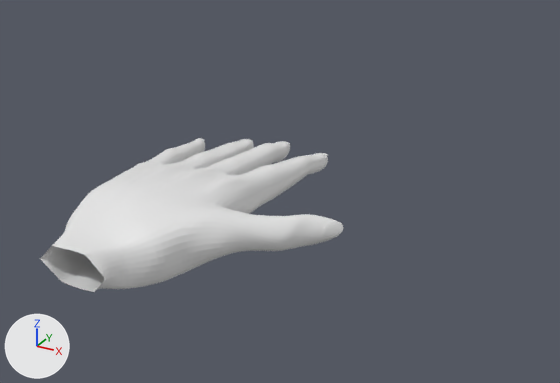
The Blender file  Cuerpo-MANOS.blend, before and after one commit.
The view is the same before and after, from a camera (50 mm lens) standing at (4.27, -5.41, 3.16) and looking at (-0.29, 2.89, -0.99). The axes (+X, +Y, +Z) are drawn at lower left. The lights are the same throughout.

Before the edit, the objects in view are built like this:
```python
me_cube = bpy.data.meshes.new('Cube')
me_cube.from_pydata(...)  # 683 vertices, 666 faces, 22 loose edges; spans x -1.21..2.85, y -2.26..3.59, z -3.0..3.19
me_cylinder = bpy.data.meshes.new('Cylinder')
me_cylinder.from_pydata(...)  # 310 vertices, 284 faces; spans x -0.58..0.91, y -3.87..0.0, z -4.85..3.04
me_cylinder.materials.append(mat_piel)  # beige #c3b19d
ob_cuerpo = bpy.data.objects.new('Cuerpo', me_cylinder)
ob_cuerpo.location = (0.0, 0.0, 0.0)
ob_cuerpo.rotation_euler = (0.0, 0.0, 3.142)  # degrees (0, 0, 180)
ob_cuerpo.scale = (0.334, 0.334, 0.334)
_m = ob_cuerpo.modifiers.new('Mirror', 'MIRROR')
_m.use_axis = (False, True, False)
_m.use_clip = True
_m = ob_cuerpo.modifiers.new('Subdivision', 'SUBSURF')
_m.levels = 3
ob_cuerpo.hide_set(True)
ob_mano = bpy.data.objects.new('mano', me_cube)
ob_mano.location = (0.0, 0.0, 0.0)
ob_mano.scale = (0.609, 0.609, 0.112)
_m = ob_mano.modifiers.new('Subdivision', 'SUBSURF')
_m.levels = 2
```
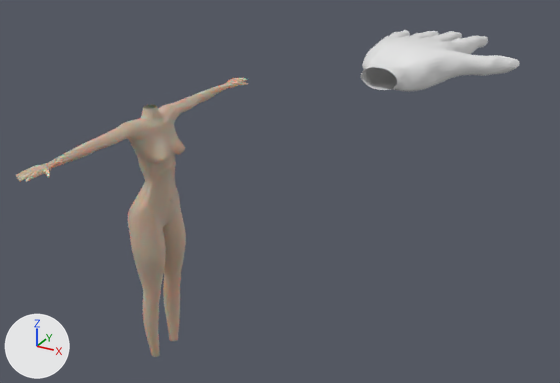
Location of each change, [x1, y1, x2, y2] in pixels of the pictures (560 x 383 px; the box of a moved part takes in the faces that stretch with it):
'mano', reshaped, moved (47% narrower, 59% shorter): before [40, 138, 343, 292]; after [361, 30, 520, 92]
'Cuerpo', shown: after [16, 78, 248, 357]
part 1 of me_cube, cut back: before [40, 172, 129, 278]; after [361, 38, 410, 90]
part 2 of me_cube, moved or reshaped: before [154, 138, 328, 197]; after [391, 30, 488, 54]

The change in detail:
me_cube is used by ob_mano; location (0.0, 0.0, 0.0); scale (0.609, 0.609, 0.112).
me_cube had 683 vertices, 666 faces, 22 loose edges and spanned x -1.21..2.85, y -2.26..3.59, z -3.0..3.19.
me_cube now has 682 vertices, 676 faces, 1 loose edge and spans x -1.22..2.85, y -2.26..3.59, z -3.0..3.19.
Part 1, on me_cube:
2 vertices are removed from x 0.31..0.39, y -2.25..-2.09, z -1.67..1.31.
1 face is deleted.
21 loose edges are deleted.
3 vertices in x -0.96..-0.77, y -1.22..-0.58, z 1.37..2.34 move by (0.0, 0.0, -0.76).
6 vertices move from x -1.15..0.4, y -1.93..-0.03, z -0.21..1.62 to x -1.07..0.4, y -1.93..-0.03, z -0.21..1.16.
1 vertex is added at (0.39, -2.25, -1.46).
11 new faces join them.
Part 2, on me_cube:
45 vertices in x -1.21..1.03, y 1.41..3.31, z -1.3..1.9 move by (-0.01, 0.0, 0.0).
28 vertices in x -0.95..1.28, y 1.55..3.01, z -0.95..1.63 move by (0.01, 0.0, 0.0).
10 vertices in x 1.01..1.28, y 2.77..3.3, z -0.94..0.74 move by (-0.07, 0.0, 0.0).
10 vertices in x 1.23..1.36, y 2.94..3.26, z -1.11..0.9 move by (-0.06, 0.0, 0.0).
9 vertices in x -0.85..-0.76, y 1.44..2.11, z -0.91..1.65 move by (0.02, 0.0, 0.0).
7 vertices in x -1.2..0.87, y 1.43..2.54, z -1.14..0.2 move by (-0.02, 0.0, 0.0).
61 vertices move from x -1.14..1.41, y 1.52..3.24, z -1.1..1.63 to x -1.14..1.36, y 1.52..3.25, z -1.1..1.63.
Object 'Cuerpo' (ob_cuerpo) is now shown.
Object 'mano' (ob_mano) moves from (0.0, 0.0, 0.0) to (0.0, 6.794, 0.0).
